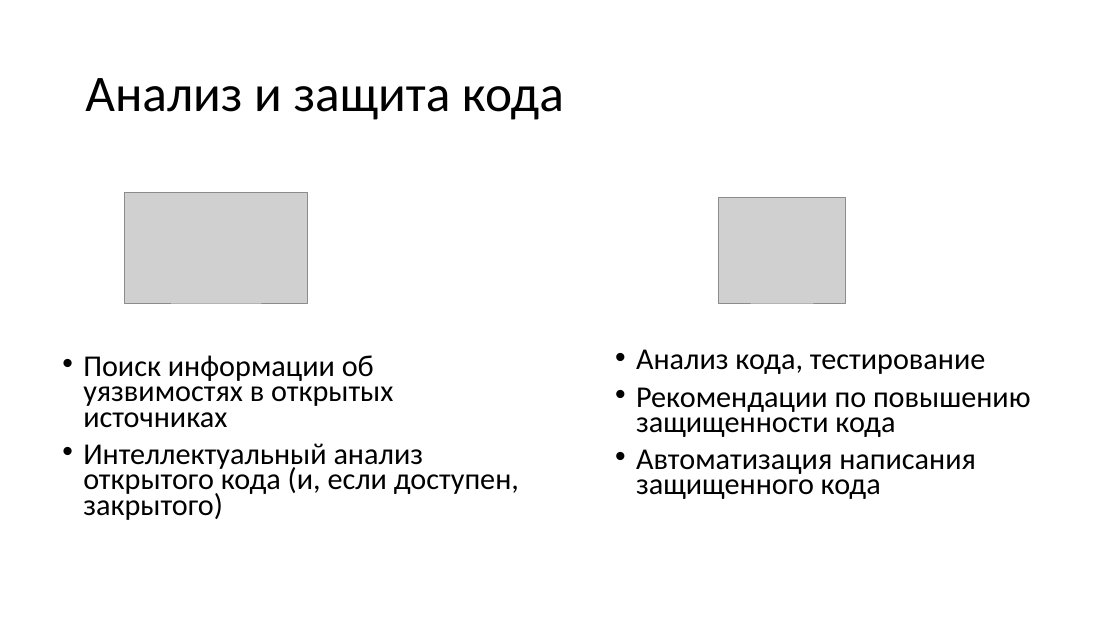
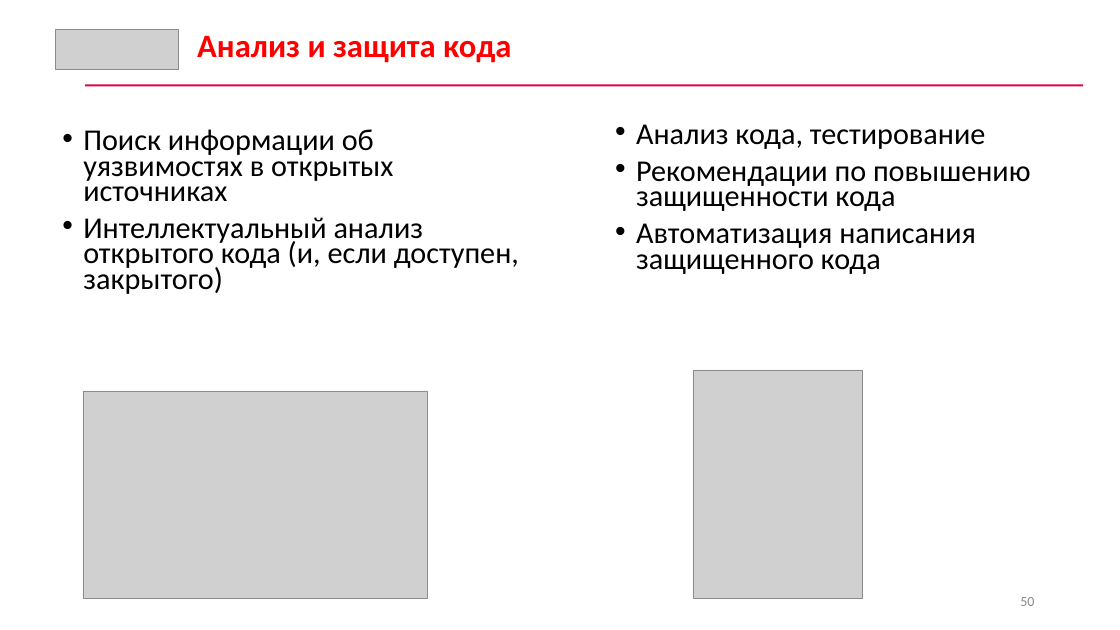
Before and after one commit to CyberLympha/AI-for-IS-Course, a slide deck: slide 50 of Лекции/Введение. Основы ИБ.pptx (slide 49 before the commit). Drawn at 1120x630 pixels with LibreOffice and Linux fonts; fonts in the diff are those of the drawing; grey boxes stand for pictures. Boxes give left, top, right and bottom in pixels: in the first picture for what was removed or moved away, otherwise in the second. Text is boxed around its words. In the diff, an @@ line names an element or a change of style, - is before the commit and + after.

```diff
--- a/Лекции/Введение. Основы ИБ.pptx
+++ b/Лекции/Введение. Основы ИБ.pptx
@@ picture added at [55,29,179,70] @@
@@ text "Анализ и защита кода": place and size @@
-text "Анализ и защита кода" at [85,78,564,120]
+text "Анализ и защита кода" at [197,35,511,63]
@@ text "Анализ и защита кода" at [197,35,511,63]: size 44 to 28 pt, text colour #000000 to #FF0000, bold on; line spacing 0.9 to 1; vertical alignment middle to top @@
@@ rectangle added at [85,85,1083,87], fill #E20443 @@
@@ text "Поиск информации об уязвимостях в ...": place and size @@
-text "Поиск информации об уязвимостях в ..." at [83,355,519,520]
+text "Поиск информации об уязвимостях в ..." at [83,129,519,294]
@@ text "Анализ кода, тестирование": place and size @@
-text "Анализ кода, тестирование" at [636,349,1031,499]
+text "Анализ кода, тестирование" at [636,124,1031,274]
@@ picture: place and size @@
-picture at [719,197,845,302]
+picture at [693,370,863,598]
@@ picture: place and size @@
-picture at [124,192,308,303]
+picture at [83,391,428,598]
@@ page number added at [1020,597,1034,606], 12 pt, text #8C8C8C @@
+50
```
Also in this commit, not shown: 10 other slides changed, 1 slide added, 3 other files.
